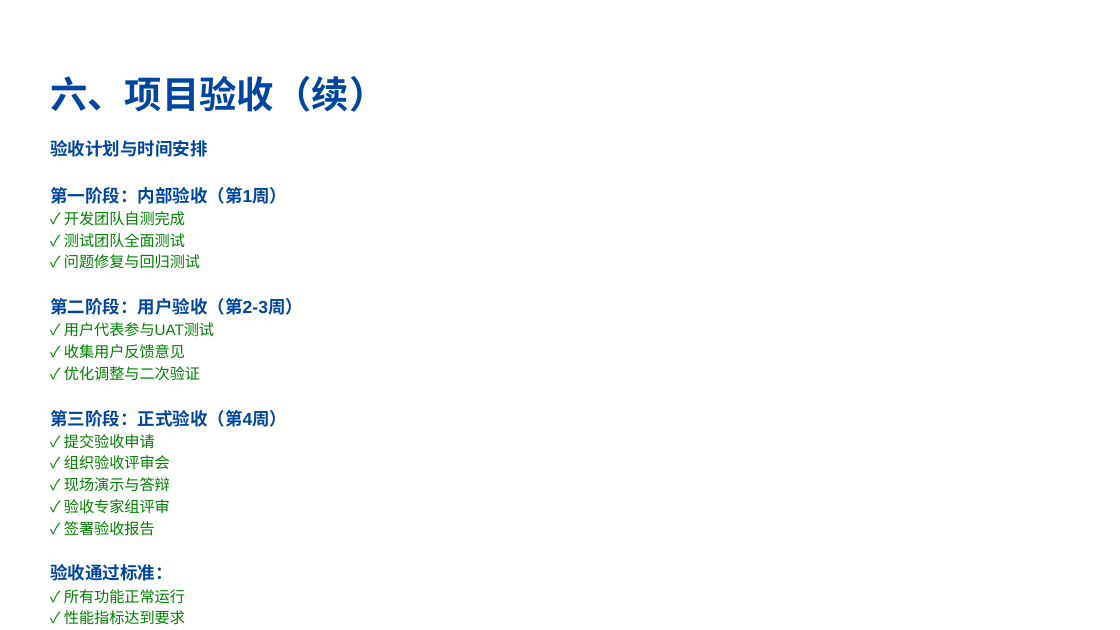
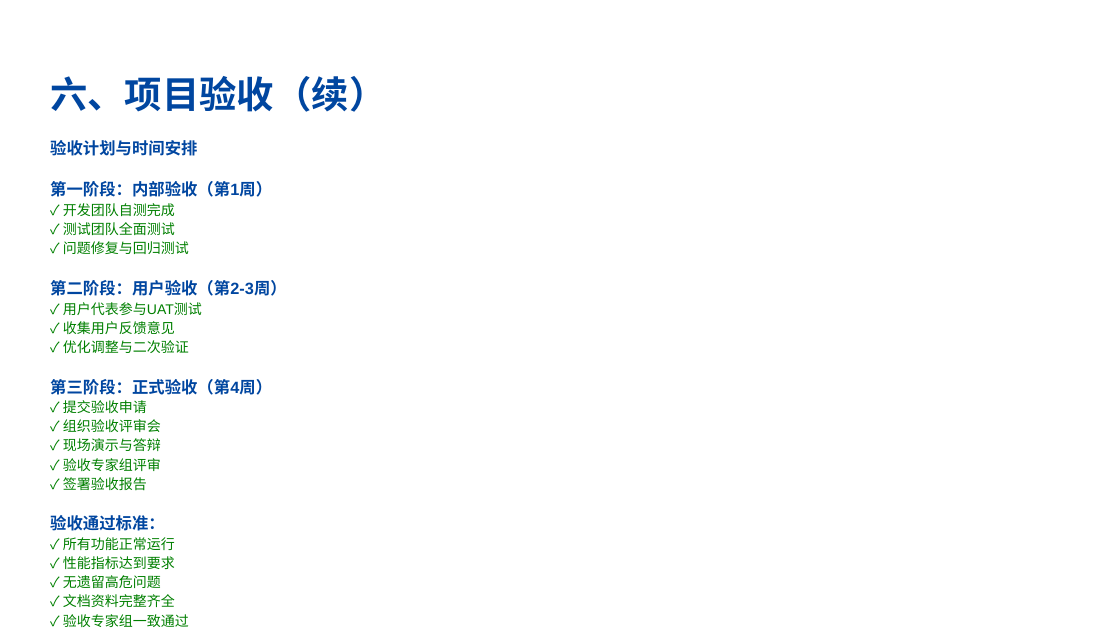
Before and after one commit to ctrlaomao/bjstarfish, a slide deck: slide 13 of report_ppt/融合.pptx. Drawn at 1120x630 pixels with LibreOffice and Linux fonts; fonts in the diff are those of the drawing; background and template pictures are left out. Boxes give left, top, right and bottom in pixels: in the first picture for what was removed or moved away, otherwise in the second. Text is boxed around its words. In the diff, an @@ line names an element or a change of style, - is before the commit and + after.

```diff
--- a/report_ppt/融合.pptx
+++ b/report_ppt/融合.pptx
@@ text "验收计划与时间安排" at (50,140,287,627): size 15 to 14 pt in "验收计划与时间安排", "第一阶段：内部验收（第1周）", "第二阶段：用户验收（第2-3周）", "第三阶段：正式验收（第4周）" and 1 more places; size 13 to 12 pt in "✓ 开发团队自测完成", "✓ 测试团队全面测试", "✓ 问题修复与回归测试", "✓ 用户代表参与UAT测试" and 12 more places; less space between paragraphs @@
```
Also in this commit, not shown: 13 other slides changed.
